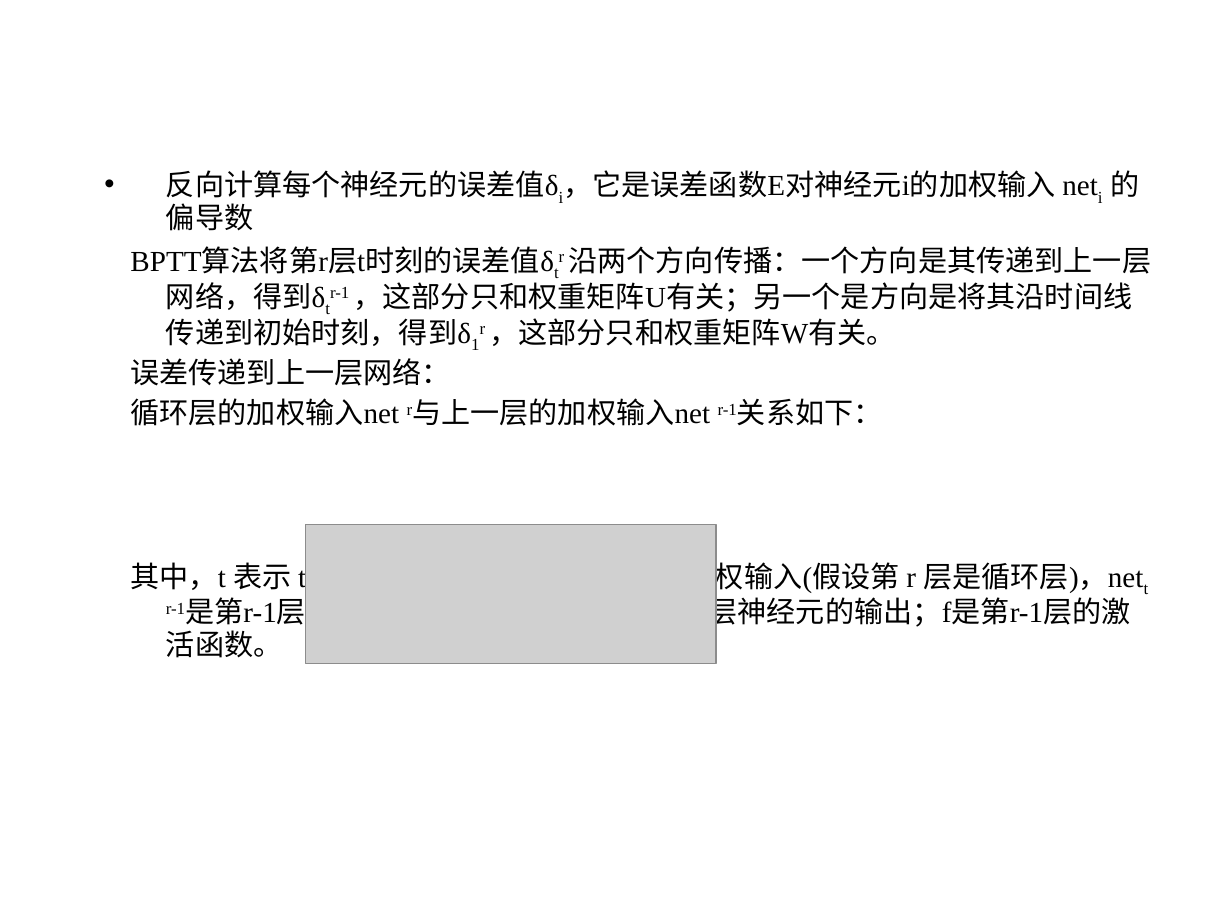
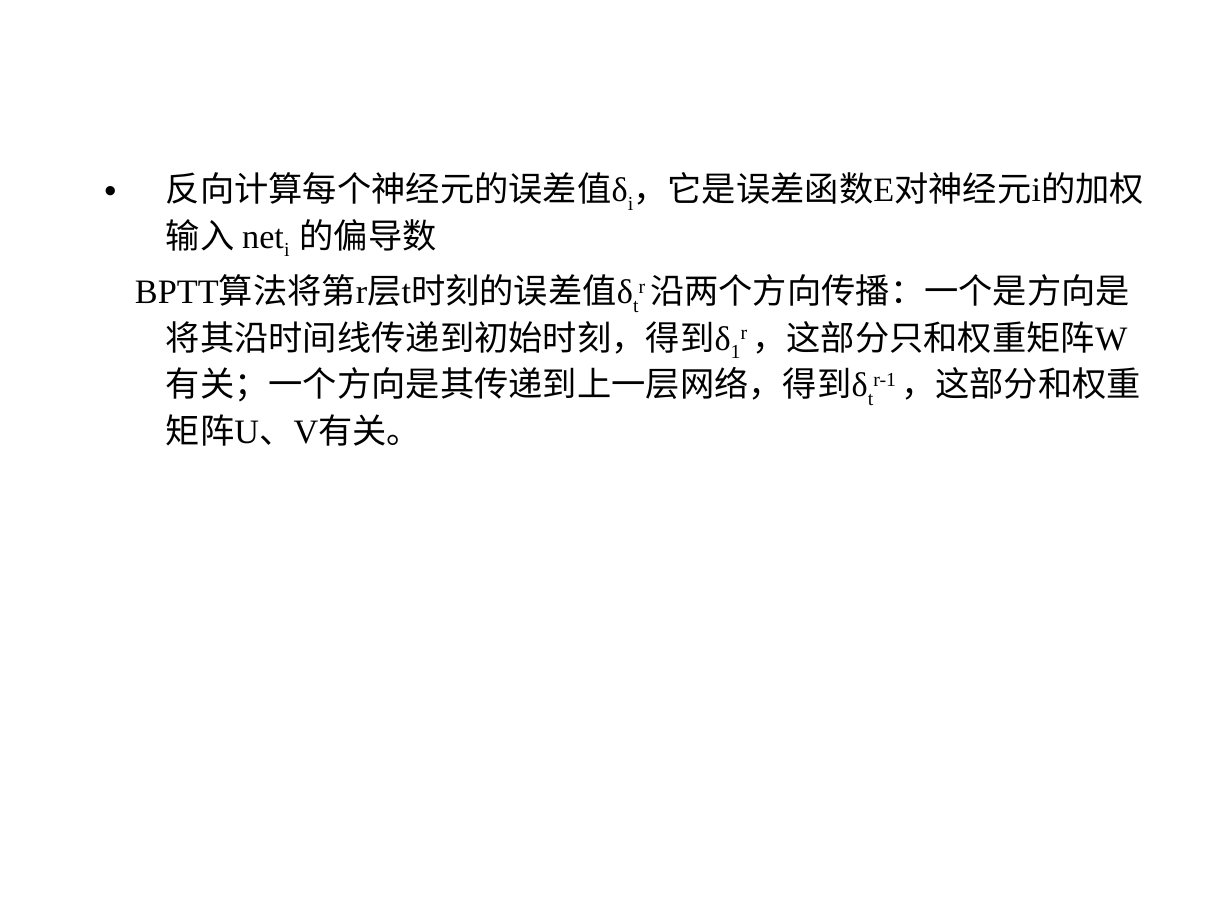
Before and after one commit to sunyisgithub/Git, a slide deck: slide 15 of 循环神经网络（Recurrent Neural Network）.ppt. Drawn at 1232x924 pixels with LibreOffice and Linux fonts; fonts in the diff are those of the drawing; grey boxes stand for pictures; background and template pictures are left out. Boxes give left, top, right and bottom in pixels: in the first picture for what was removed or moved away, otherwise in the second. Text is boxed around its words. In the diff, an @@ line names an element or a change of style, - is before the commit and + after.

Commit message:
循环神经网络完整版

```diff
--- a/循环神经网络（Recurrent Neural Network）.ppt
+++ b/循环神经网络（Recurrent Neural Network）.ppt
@@ text at <box>166,172,1143,251</box>: size 17 to 20 pt in "反向计算每个神经元的误差值δi，它是误差函数E对神经元i的加权输入 neti 的偏导数"; line spacing 0.9 to 1 @@
@@ text at <box>166,274,1141,446</box>: text changed; size 17 to 20 pt @@
-BPTT算法将第r层t时刻的误差值δtr 沿两个方向传播：一个方向是其传递到上一层网络，得到δtr-1 ，这部分只和权重矩阵U有关；另一个是方向是将其沿时间线传递到初始时刻，得到δ1r ，这部分只和权重矩阵W有关。
-误差传递到上一层网络：
-循环层的加权输入net r与上一层的加权输入net r-1关系如下：
-其中，t 表示 t 时刻，net t r是第 r 层神经元的加权输入(假设第 r 层是循环层)，nett r-1是第r-1层神经元的加权输入；a t r-1是第r-1层神经元的输出；f是第r-1层的激活函数。
+BPTT算法将第r层t时刻的误差值δtr 沿两个方向传播：一个是方向是将其沿时间线传递到初始时刻，得到δ1r ，这部分只和权重矩阵W有关；一个方向是其传递到上一层网络，得到δtr-1 ，这部分和权重矩阵U、V有关。
@@ picture removed at <box>306,525,716,664</box> @@
```
Also in this commit, not shown: 6 other slides changed, 4 slides added, 1 slide removed.
